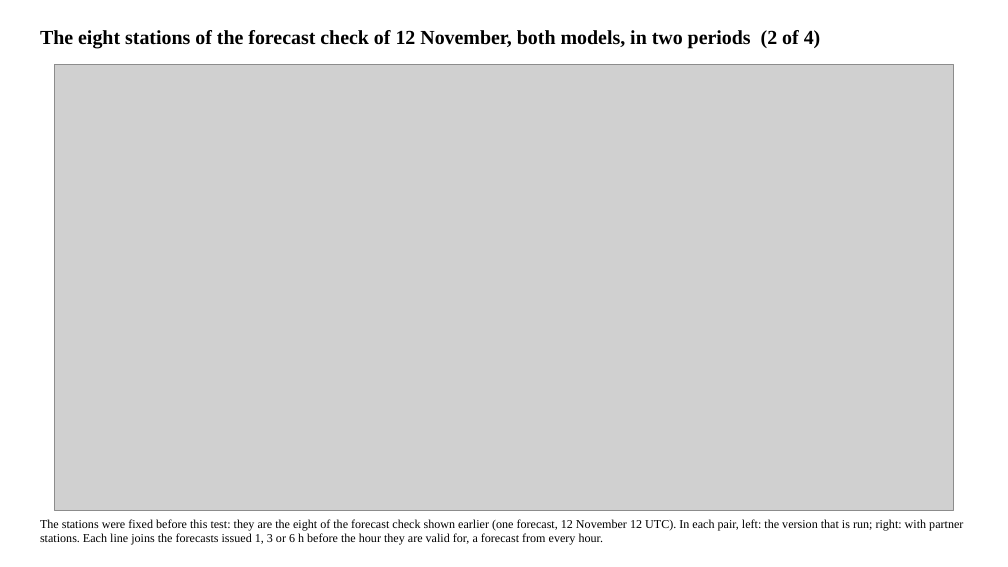
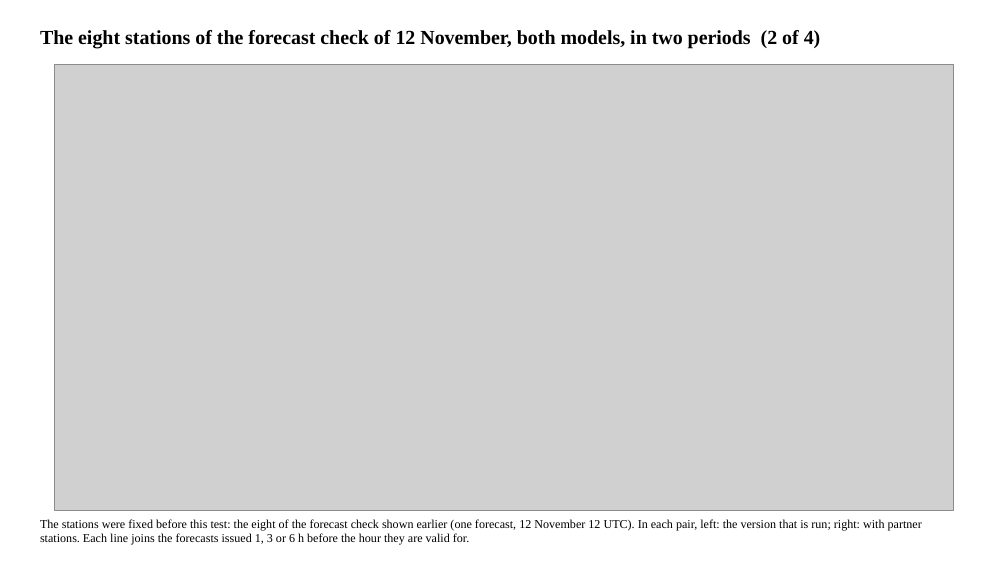
Before and after one commit to LaurenW1997/subdomainLSTM, a slide deck: slide 14 of deliverables/34_since_meeting.pptx. Drawn at 1008x567 pixels with LibreOffice and Linux fonts; fonts in the diff are those of the drawing; grey boxes stand for pictures. Boxes give left, top, right and bottom in pixels: in the first picture for what was removed or moved away, otherwise in the second. Text is boxed around its words. In the diff, an @@ line names an element or a change of style, - is before the commit and + after.

```diff
--- a/deliverables/34_since_meeting.pptx
+++ b/deliverables/34_since_meeting.pptx
@@ text at bbox=[40, 519, 922, 545]: text changed @@
-The stations were fixed before this test: they are the eight of the forecast check shown earlier (one forecast, 12 November 12 UTC). In each pair, left: the version that is run; right: with partner stations. Each line joins the forecasts issued 1, 3 or 6 h before the hour they are valid for, a forecast from every hour.
+The stations were fixed before this test: the eight of the forecast check shown earlier (one forecast, 12 November 12 UTC). In each pair, left: the version that is run; right: with partner stations. Each line joins the forecasts issued 1, 3 or 6 h before the hour they are valid for.
```
Also in this commit, not shown: 3 other slides changed, 1 slide added.
